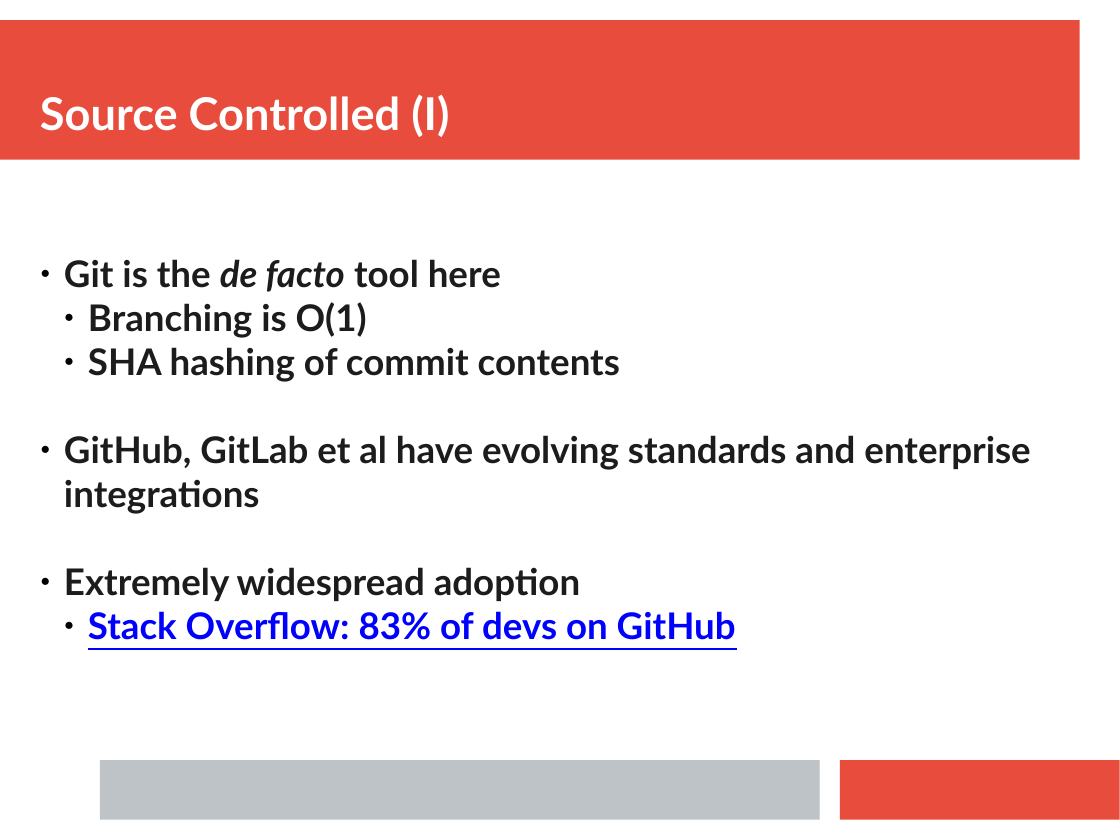
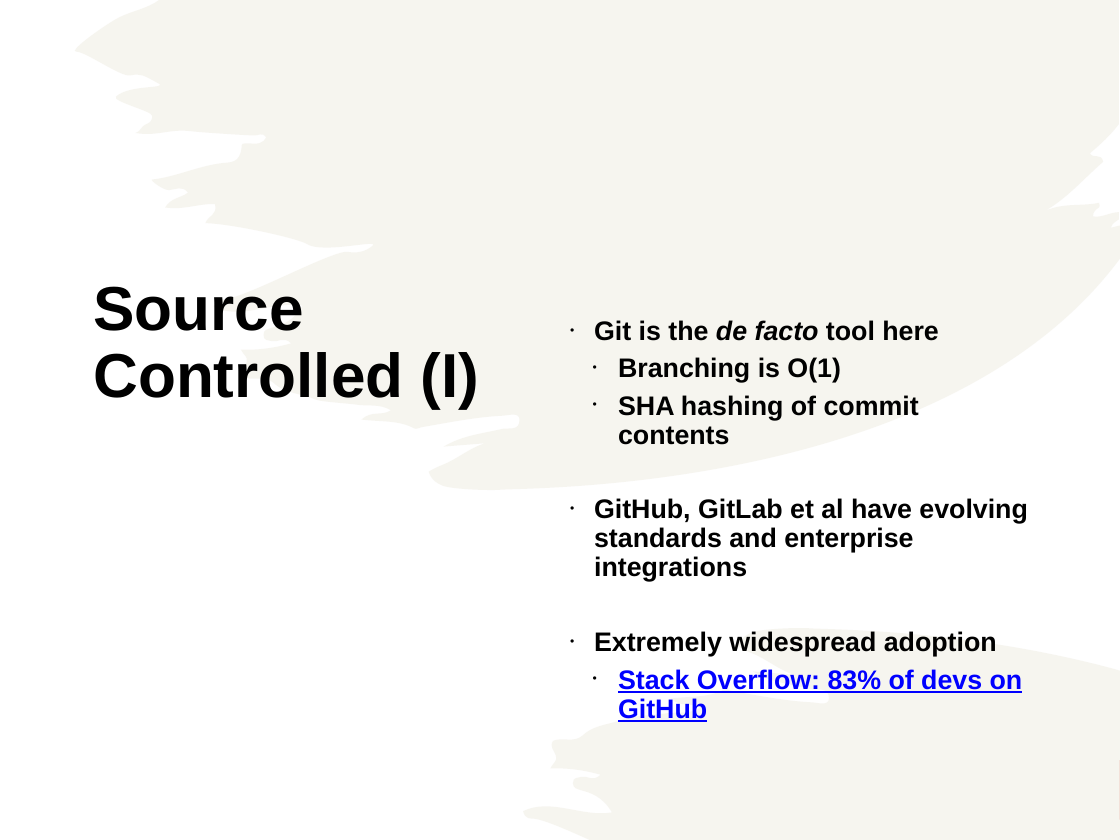
Before and after one commit to ianmiell/gitops-first-steps, a slide deck: slide 18 of slides/gitops_first_steps.pptx. Drawn at 1120x840 pixels with LibreOffice and Linux fonts; fonts in the diff are those of the drawing. Boxes give left, top, right and bottom in pixels: in the first picture for what was removed or moved away, otherwise in the second. Text is boxed around its words. In the diff, an @@ line names an element or a change of style, - is before the commit and + after.

```diff
--- a/slides/gitops_first_steps.pptx
+++ b/slides/gitops_first_steps.pptx
@@ rectangle added at (x1=0, y1=0, x2=1120, y2=840), fill #FFFFFF @@
@@ freeform shape added at (x1=75, y1=0, x2=1120, y2=490), fill #EEECE1 at 50% opacity @@
@@ text "Source Controlled (I)" moved from (x1=40, y1=94, x2=449, y2=137) to (x1=93, y1=286, x2=480, y2=408) @@
@@ text "Source Controlled (I)" at (x1=93, y1=286, x2=480, y2=408): size 32 to 44 pt, font Lato to Arial, text colour #FFFFFF to #000000; line spacing 1 to 0.9; more space between paragraphs; vertical alignment bottom to top @@
@@ text "Git is the de facto ..." moved from (x1=64, y1=259, x2=1030, y2=640) to (x1=594, y1=320, x2=1027, y2=722) @@
@@ text "Git is the de facto ..." at (x1=594, y1=320, x2=1027, y2=722): size 26 to 19 pt, font Lato to Arial; text colour #1C1C1C to #000000 in "Git is the de facto tool here", "Branching is O(1)", "SHA hashing of commit contents", "GitHub, GitLab et al have evolving standards ..." and 1 more places; bullet ● to •; line spacing 1 to 0.9; more space between paragraphs @@
@@ freeform shape added at (x1=523, y1=628, x2=1120, y2=840), fill #EEECE1 at 50% opacity @@
@@ rectangle removed at (x1=100, y1=760, x2=819, y2=820) @@
```
Also in this commit, not shown: 33 other slides changed, 1 other file.
